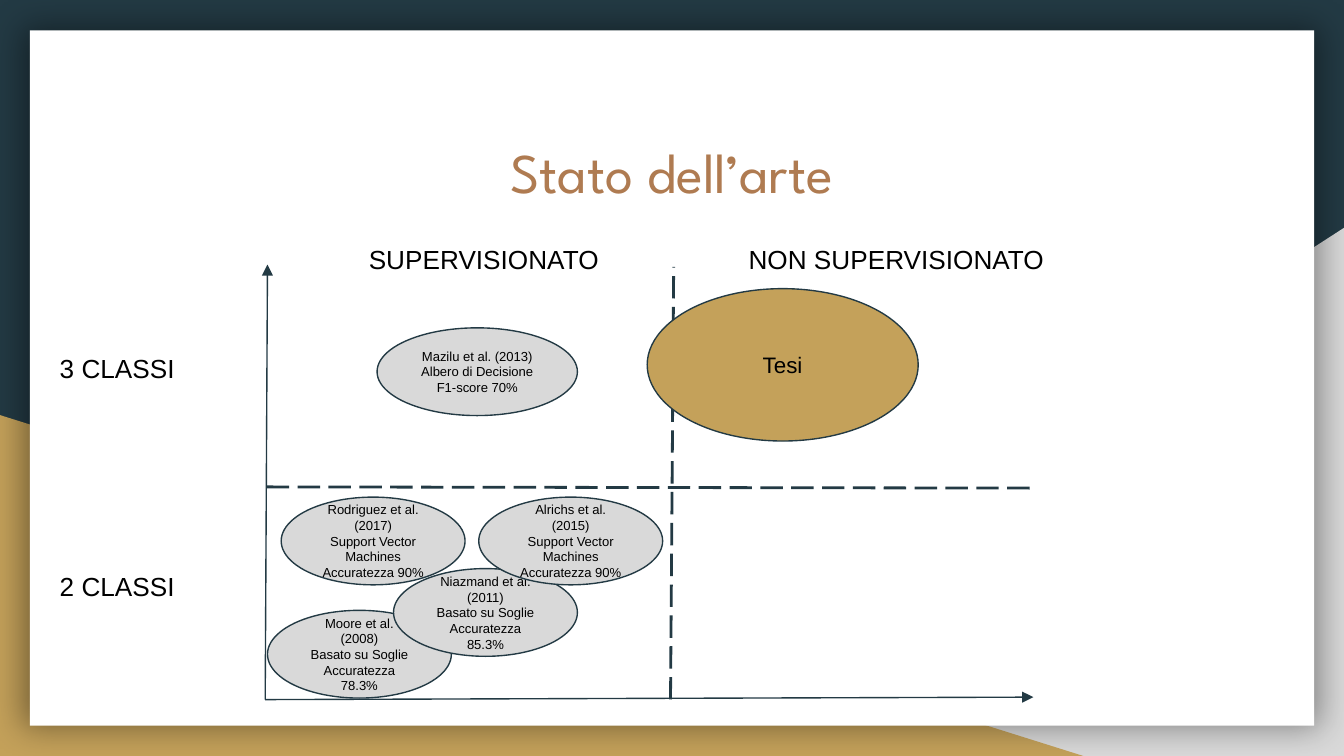
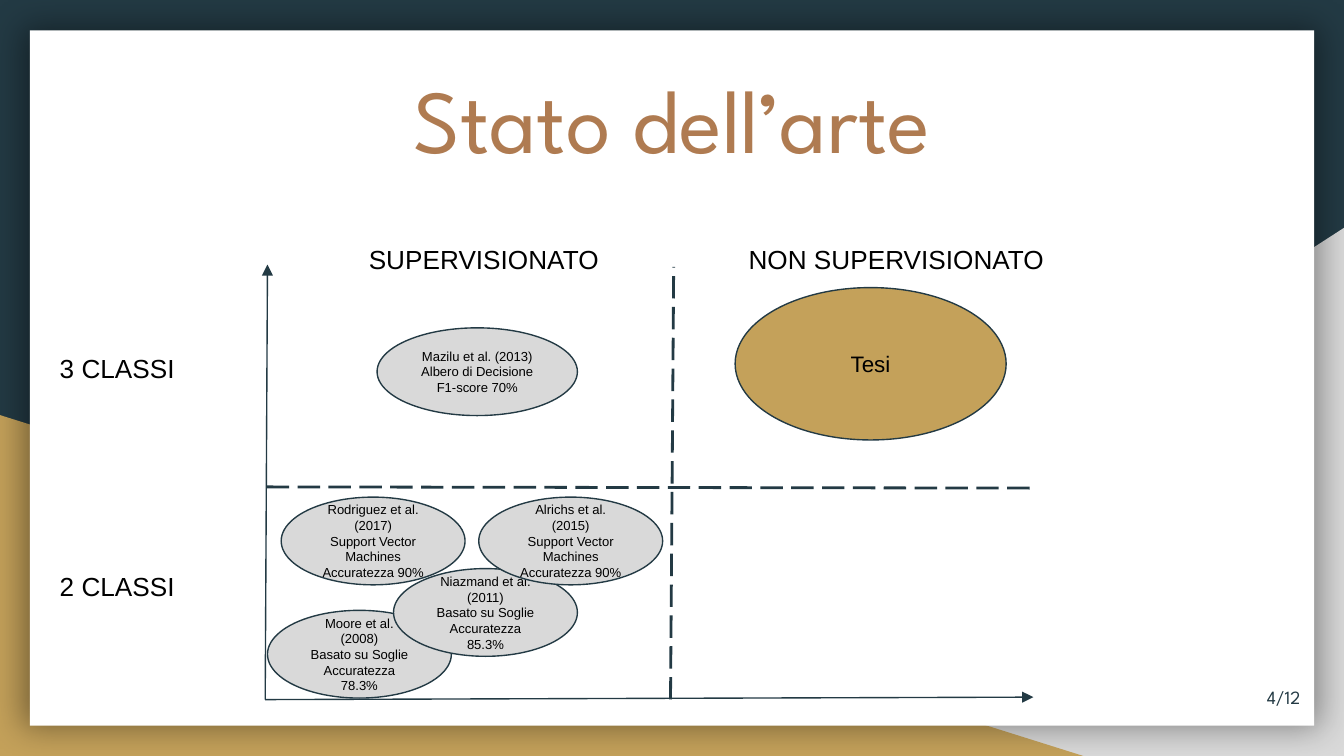
Before and after one commit to fuserale/tesi, a slide deck: slide 4 of tex_tesi/Apprendimento non supervisionato per l’identificazione di contesti di Freezing of Gait (FOG) in pazienti affetti da Morbo di Parkinson.pptx. Drawn at 1344x756 pixels with LibreOffice and Linux fonts; fonts in the diff are those of the drawing. Boxes give left, top, right and bottom in pixels: in the first picture for what was removed or moved away, otherwise in the second. Text is boxed around its words. In the diff, an @@ line names an element or a change of style, - is before the commit and + after.

```diff
--- a/tex_tesi/Apprendimento non supervisionato per l’identificazione di contesti di Freezing of Gait (FOG) in pazienti affetti da Morbo di Parkinson.pptx
+++ b/tex_tesi/Apprendimento non supervisionato per l’identificazione di contesti di Freezing of Gait (FOG) in pazienti affetti da Morbo di Parkinson.pptx
@@ title "Stato dell’arte": place and size @@
-title "Stato dell’arte" at bbox=[510, 154, 834, 194]
+title "Stato dell’arte" at bbox=[413, 91, 930, 154]
@@ title "Stato dell’arte" at bbox=[413, 91, 930, 154]: size 30 to 48 pt @@
@@ ellipse "Tesi": place and size @@
-ellipse "Tesi" at bbox=[648, 289, 919, 441]
+ellipse "Tesi" at bbox=[735, 288, 1007, 439]
@@ page number added at bbox=[1267, 691, 1301, 706], 10 pt, text #233A44 @@
+4/12
```
Also in this commit, not shown: 6 other slides changed, 5 slides added, 5 slides removed.
